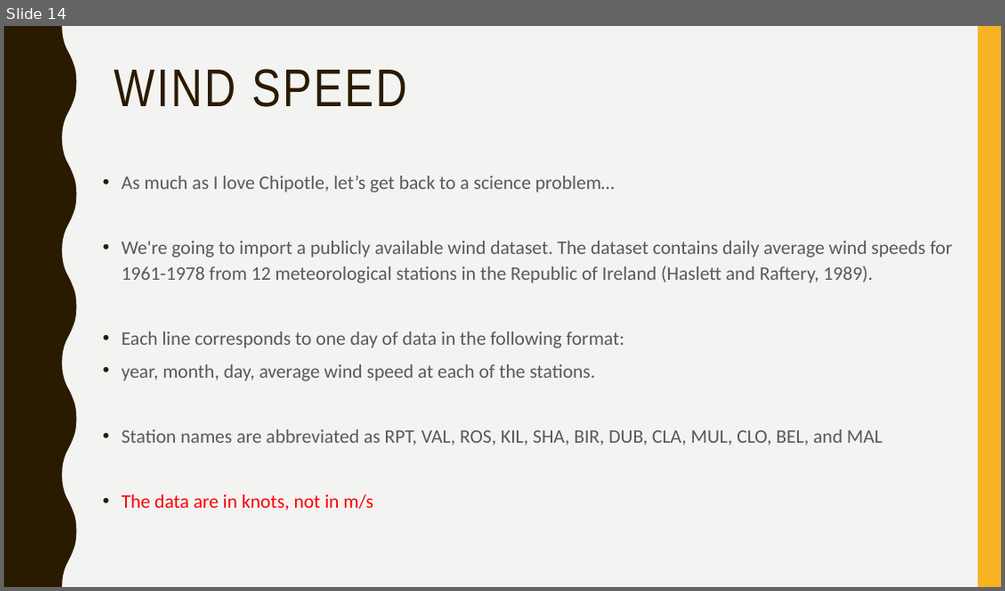
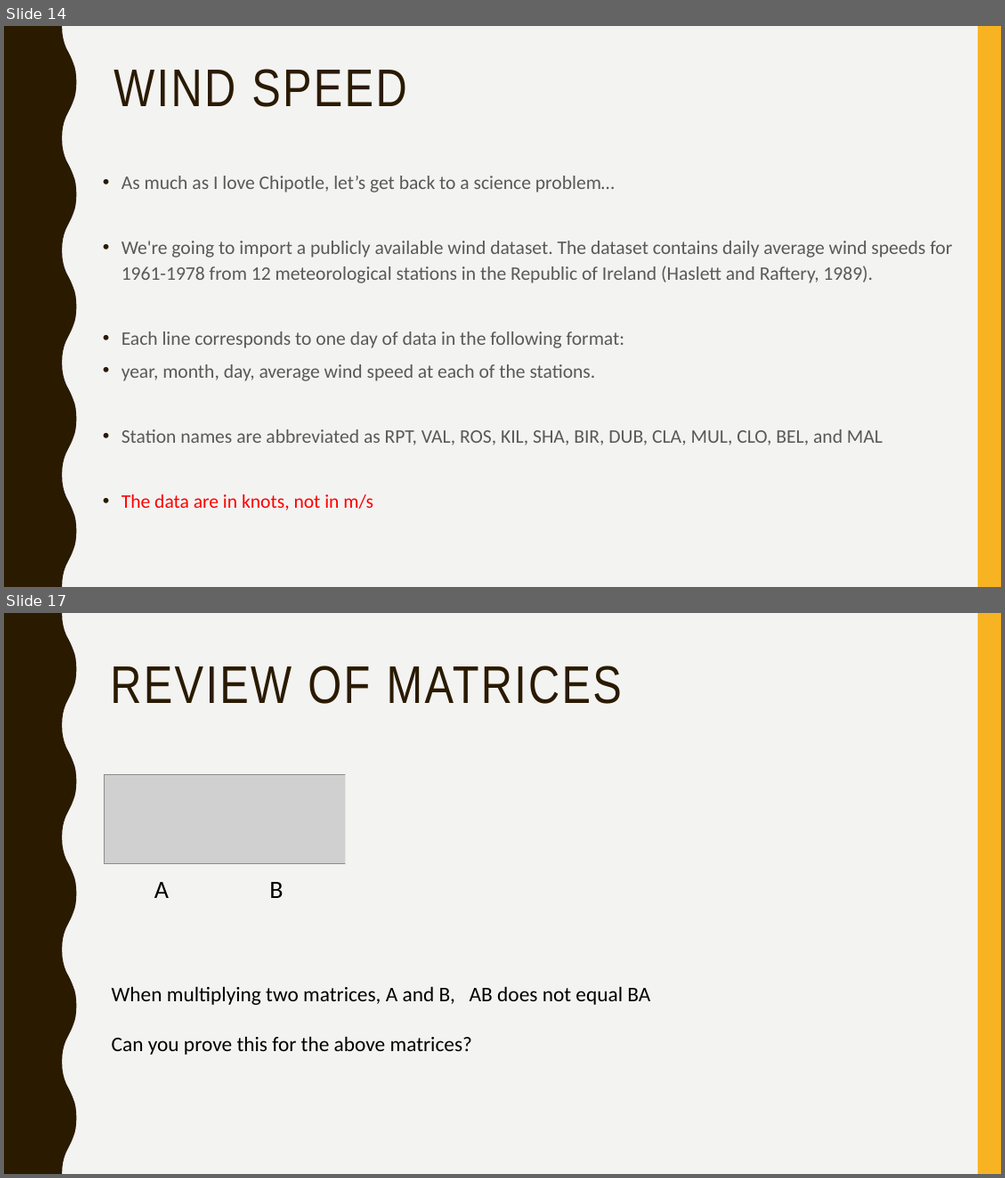
Before and after one commit to narock/scientific_computing_course, a slide deck: 02_Libraries/02_Scientific_Computing_Libs.pptx. Shown one above the other, each under a label of ours: slide 14 before the commit, slides 14 and 17 after it; the slides between them are not shown. The pictures are 1005x591 and 1005x1178 pixels, drawn with LibreOffice and Linux fonts; fonts in the diff are those of the drawing; grey boxes stand for pictures. Boxes give left, top, right and bottom in pixels: in the first picture for what was removed or moved away, otherwise in the second. Text is boxed around its words. In the diff, an @@ line names an element or a change of style, - is before the commit and + after.

```diff
--- a/02_Libraries/02_Scientific_Computing_Libs.pptx
+++ b/02_Libraries/02_Scientific_Computing_Libs.pptx
@@ slide 17 added at [4, 613, 1001, 1174], background #F3F3F2; not listed: 2 template elements that a slide beside it also shows @@
@@ title added at [110, 666, 622, 704], 51 pt, text #2A1A00 @@
+REVIEW OF MATRICES
@@ rectangle added at [346, 764, 510, 876], fill #F3F3F2 @@
@@ picture added at [105, 774, 507, 863] @@
@@ text added at [154, 882, 169, 898], 24 pt, text #000000 @@
+A
@@ text added at [269, 882, 283, 898], 24 pt, text #000000 @@
+B
@@ text added at [112, 986, 650, 1054], 20 pt, text #000000 @@
+When multiplying two matrices, A and B, AB does not equal BA
+Can you prove this for the above matrices?
```
Also in this commit, not shown: 13 other slides added, 2 slides removed, 8 other files.
